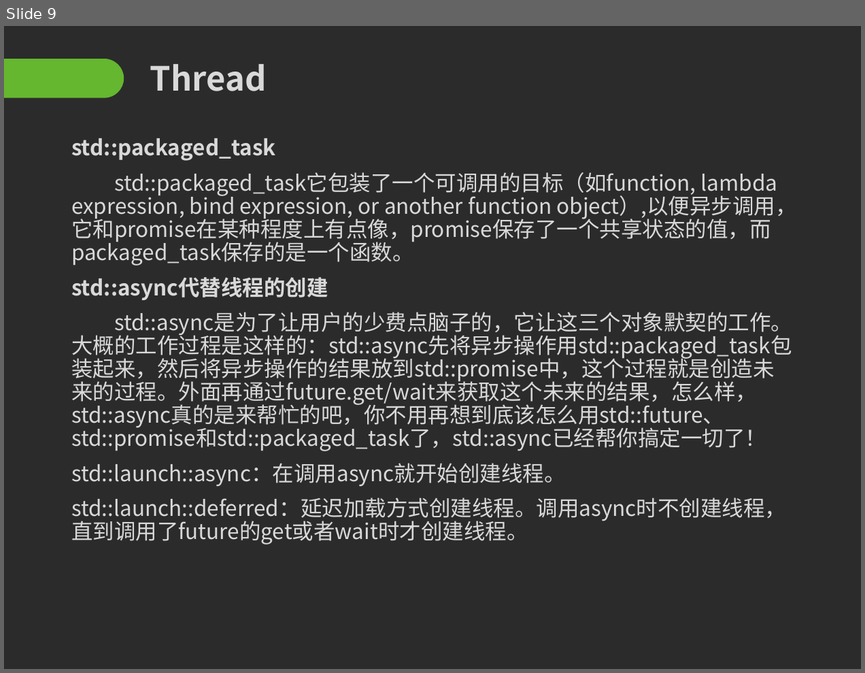
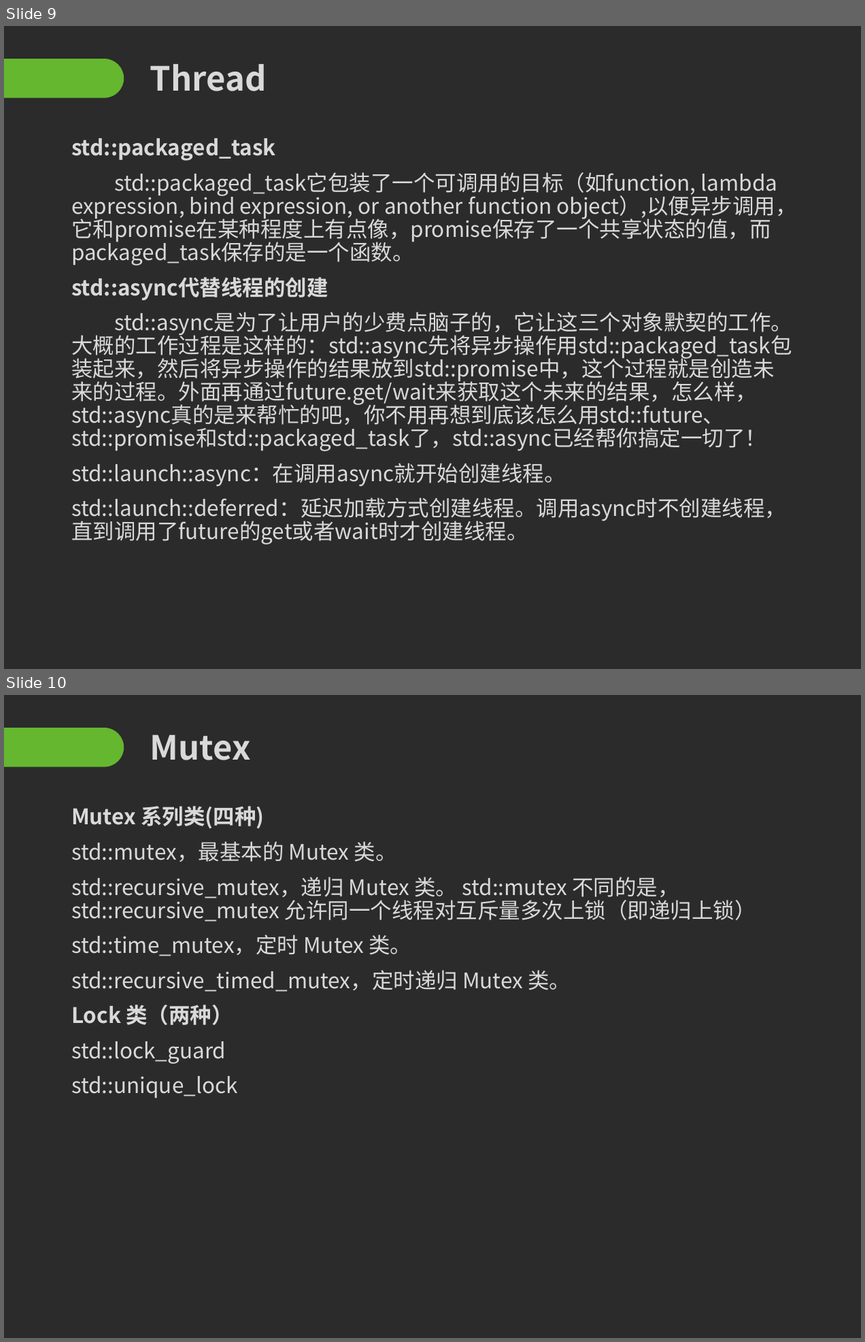
Before and after one commit to Mr-WangJin/cpp11, a slide deck: c++11.pptx. Shown one above the other, each under a label of ours: slide 9 before the commit, slides 9 and 10 after it. The pictures are 865x673 and 865x1342 pixels, drawn with LibreOffice and Linux fonts; fonts in the diff are those of the drawing; background and template pictures are left out; a plain dark background stands for a picture behind light text. Boxes give left, top, right and bottom in pixels: in the first picture for what was removed or moved away, otherwise in the second. Text is boxed around its words. In the diff, an @@ line names an element or a change of style, - is before the commit and + after.

```diff
--- a/c++11.pptx
+++ b/c++11.pptx
@@ slide 10 added at box(4, 695, 861, 1338), background picture (left out); not listed: 1 template element that a slide beside it also shows @@
@@ title added at box(150, 734, 251, 760), 28 pt, text #D9D9D9, bold @@
+Mutex
@@ text added at box(71, 806, 756, 1098), 18 pt, text #D9D9D9 @@
+Mutex 系列类(四种)
+std::mutex，最基本的 Mutex 类。
+std::recursive_mutex，递归 Mutex 类。 std::mutex 不同的是，std::recursive_mutex 允许同一个线程对互斥量多次上锁（即递归上锁）
+std::time_mutex，定时 Mutex 类。
+std::recursive_timed_mutex，定时递归 Mutex 类。
+Lock 类（两种）
+std::lock_guard
+std::unique_lock
```
Also in this commit, not shown: 1 other slide added, 11 other files.
